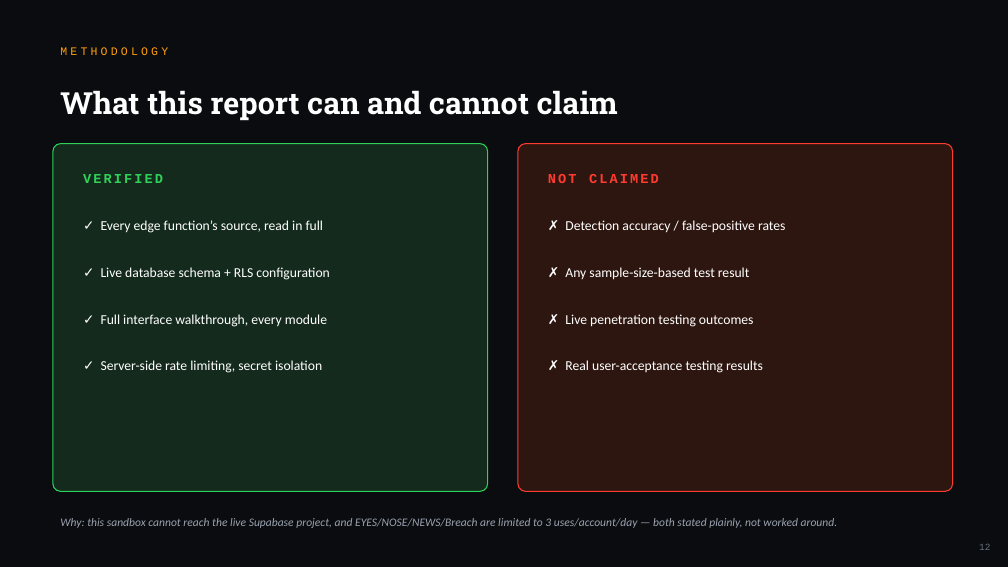
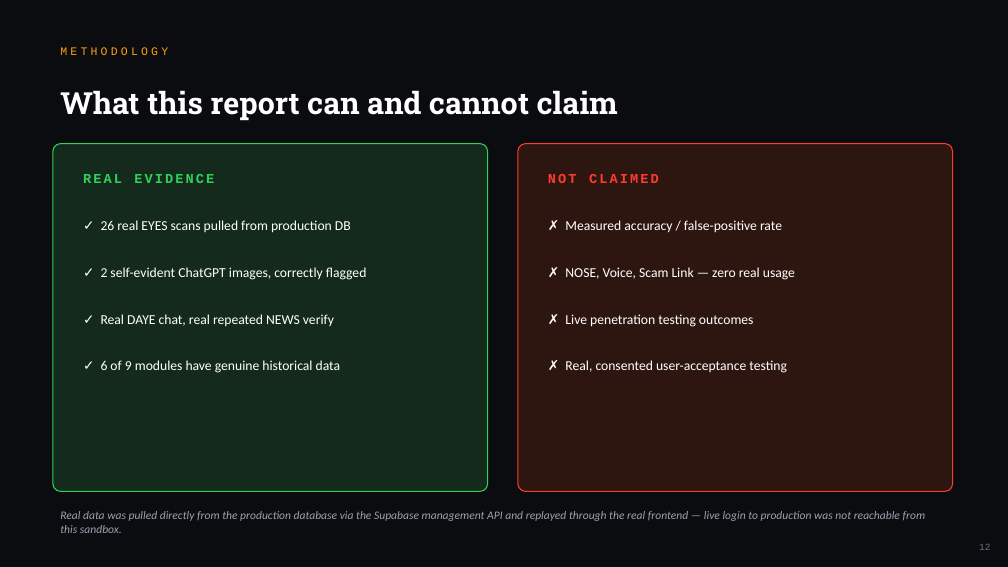
Before and after one commit to TheApeAcademy/DOBERMAN-, a slide deck: slide 12 of public/DOBERMAN_Defence_Presentation.pptx. Drawn at 1008x567 pixels with LibreOffice and Linux fonts; fonts in the diff are those of the drawing. Boxes give left, top, right and bottom in pixels: in the first picture for what was removed or moved away, otherwise in the second. Text is boxed around its words. In the diff, an @@ line names an element or a change of style, - is before the commit and + after.

```diff
--- a/public/DOBERMAN_Defence_Presentation.pptx
+++ b/public/DOBERMAN_Defence_Presentation.pptx
@@ text at bbox=[83, 174, 214, 183]: text changed @@
-VERIFIED
+REAL EVIDENCE
@@ text at bbox=[101, 220, 351, 233]: text changed @@
-✓ Every edge function’s source, read in full
+✓ 26 real EYES scans pulled from production DB
@@ text at bbox=[565, 220, 782, 233]: text changed @@
-✗ Detection accuracy / false-positive rates
+✗ Measured accuracy / false-positive rate
@@ text at bbox=[101, 267, 367, 280]: text changed @@
-✓ Live database schema + RLS configuration
+✓ 2 self-evident ChatGPT images, correctly flagged
@@ text at bbox=[565, 267, 795, 280]: text changed @@
-✗ Any sample-size-based test result
+✗ NOSE, Voice, Scam Link — zero real usage
@@ text at bbox=[101, 314, 334, 326]: text changed @@
-✓ Full interface walkthrough, every module
+✓ Real DAYE chat, real repeated NEWS verify
@@ text at bbox=[101, 360, 341, 373]: text changed @@
-✓ Server-side rate limiting, secret isolation
+✓ 6 of 9 modules have genuine historical data
@@ text at bbox=[565, 360, 787, 373]: text changed @@
-✗ Real user-acceptance testing results
+✗ Real, consented user-acceptance testing
@@ text at bbox=[60, 511, 926, 533]: text changed @@
-Why: this sandbox cannot reach the live Supabase project, and EYES/NOSE/NEWS/Breach are limited to 3 uses/account/day — both stated plainly, not worked around.
+Real data was pulled directly from the production database via the Supabase management API and replayed through the real frontend — live login to production was not reachable from this sandbox.
```
Also in this commit, not shown: 2 other slides changed, 1 other file.
